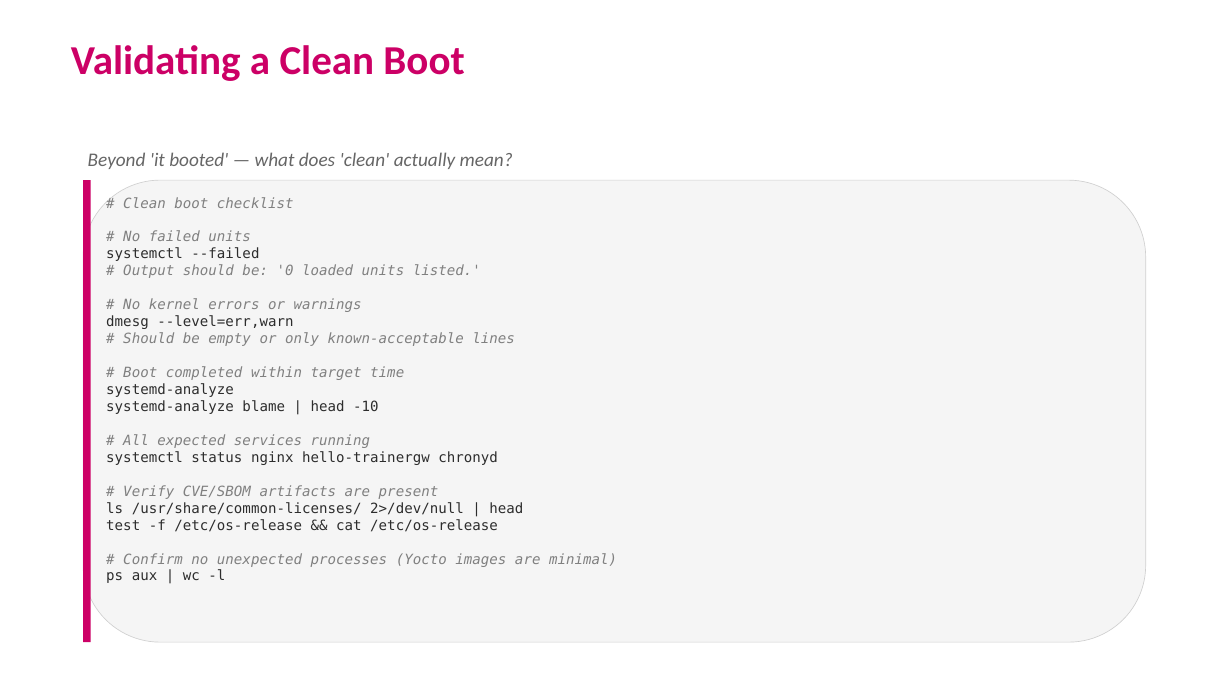
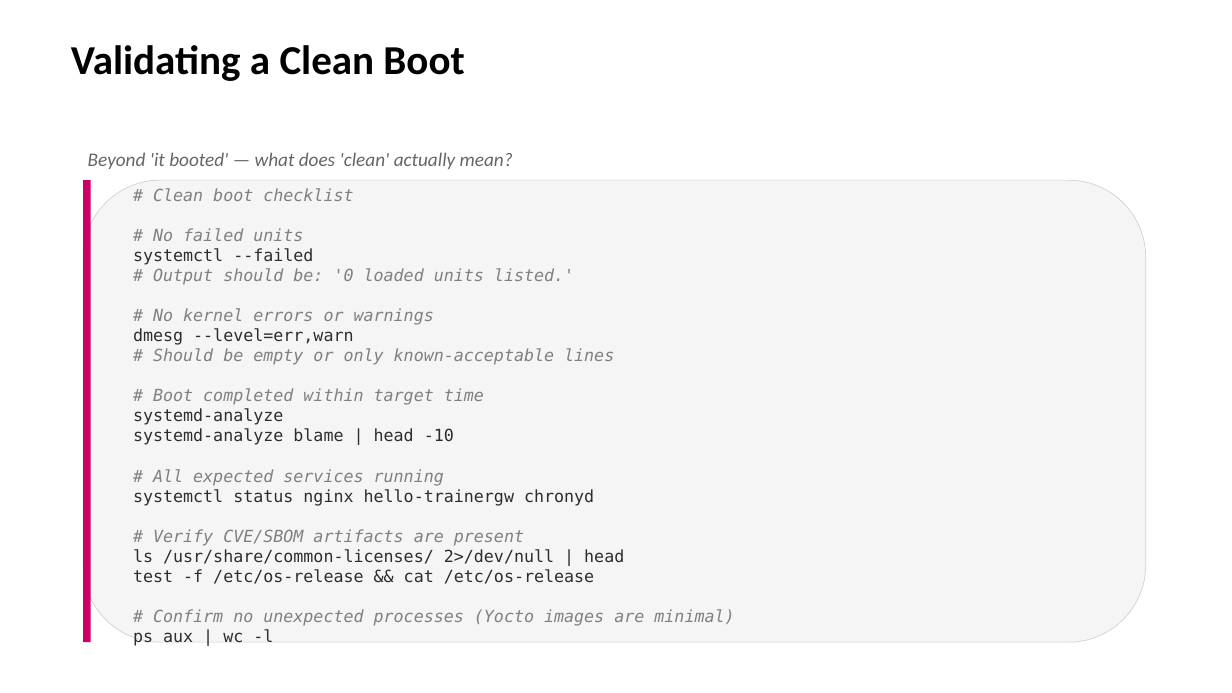
Before and after one commit to EmertxeInfoTech/Allegion-Training-Materials, a slide deck: slide 7 of yocto_training_all_session_decks/session_decks/D4S2_Boot_Flash_Verify.pptx. Drawn at 1232x693 pixels with LibreOffice and Linux fonts; fonts in the diff are those of the drawing; background and template pictures are left out. Boxes give left, top, right and bottom in pixels: in the first picture for what was removed or moved away, otherwise in the second. Text is boxed around its words. In the diff, an @@ line names an element or a change of style, - is before the commit and + after.

```diff
--- a/yocto_training_all_session_decks/session_decks/D4S2_Boot_Flash_Verify.pptx
+++ b/yocto_training_all_session_decks/session_decks/D4S2_Boot_Flash_Verify.pptx
@@ title "Validating a Clean Boot" at [71, 45, 464, 81]: text colour #CC0066 to #000000 @@
@@ text "# Clean boot checklist": place and size @@
-text "# Clean boot checklist" at [106, 197, 617, 583]
+text "# Clean boot checklist" at [133, 188, 734, 646]
@@ text "# Clean boot checklist" at [133, 188, 734, 646]: size 11 to 13 pt @@
```
Also in this commit, not shown: 6 other slides changed, 28 other files.
